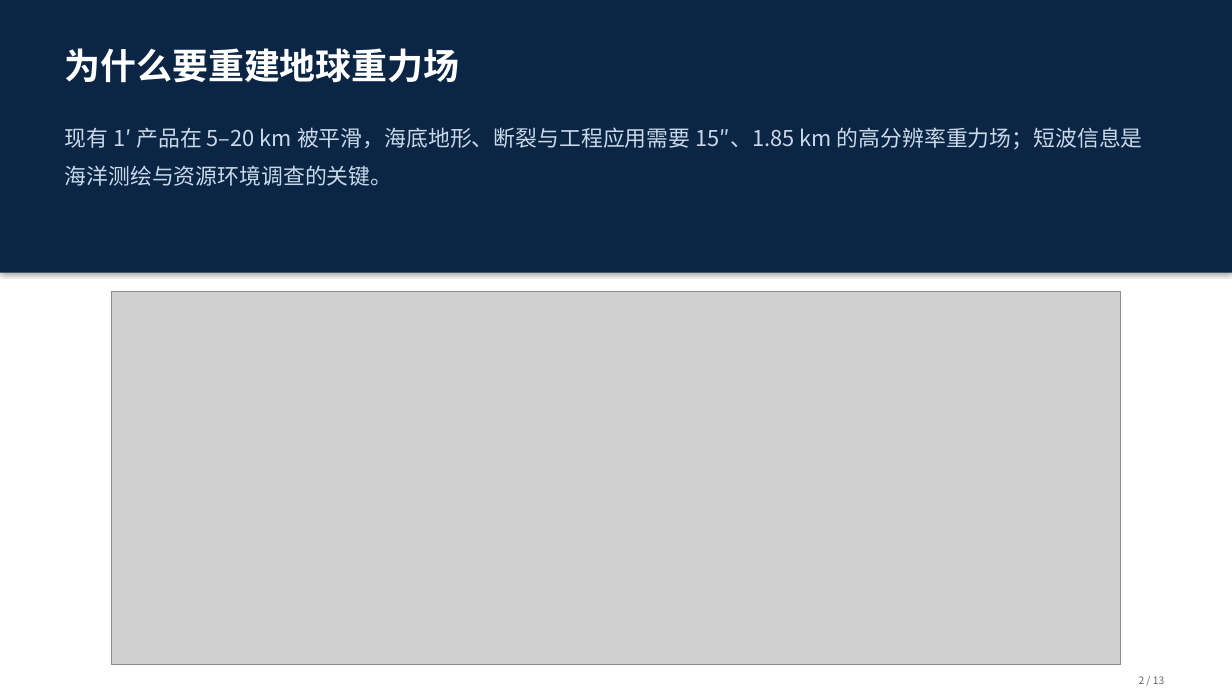
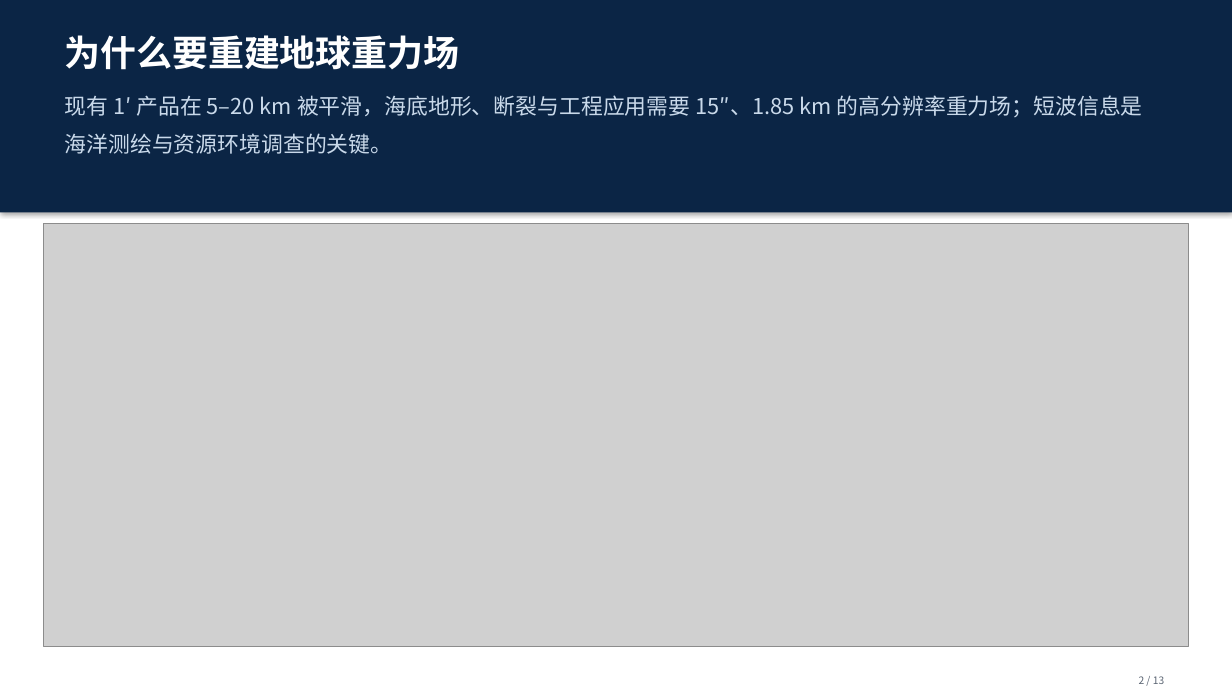
Before and after one commit to shuyunkai/kalman_gravity, a slide deck: slide 2 of ppt/汇报_新结构_13页.pptx. Drawn at 1232x693 pixels with LibreOffice and Linux fonts; fonts in the diff are those of the drawing; grey boxes stand for pictures. Boxes give left, top, right and bottom in pixels: in the first picture for what was removed or moved away, otherwise in the second. Text is boxed around its words. In the diff, an @@ line names an element or a change of style, - is before the commit and + after.

```diff
--- a/ppt/汇报_新结构_13页.pptx
+++ b/ppt/汇报_新结构_13页.pptx
@@ rectangle: place and size @@
-rectangle at box(0, 0, 1232, 273)
+rectangle at box(0, 0, 1232, 213)
@@ text "为什么要重建地球重力场": place and size @@
-text "为什么要重建地球重力场" at box(65, 48, 460, 83)
+text "为什么要重建地球重力场" at box(65, 35, 460, 70)
@@ text "现有 1′ 产品在 5–20 km ...": place and size @@
-text "现有 1′ 产品在 5–20 km ..." at box(65, 127, 1143, 186)
+text "现有 1′ 产品在 5–20 km ..." at box(65, 95, 1143, 154)
@@ picture: place and size @@
-picture at box(111, 292, 1121, 665)
+picture at box(43, 224, 1189, 646)
```
Also in this commit, not shown: 12 other slides changed, 3 other files.
